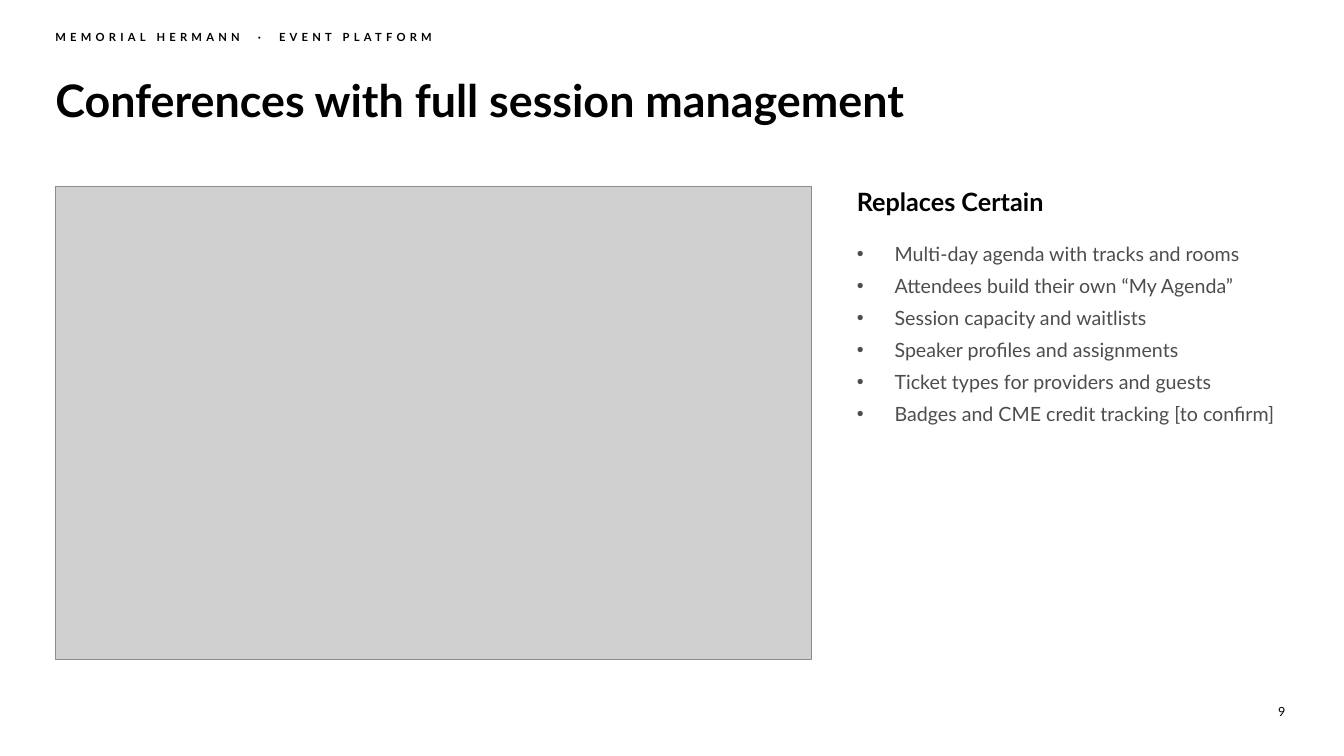
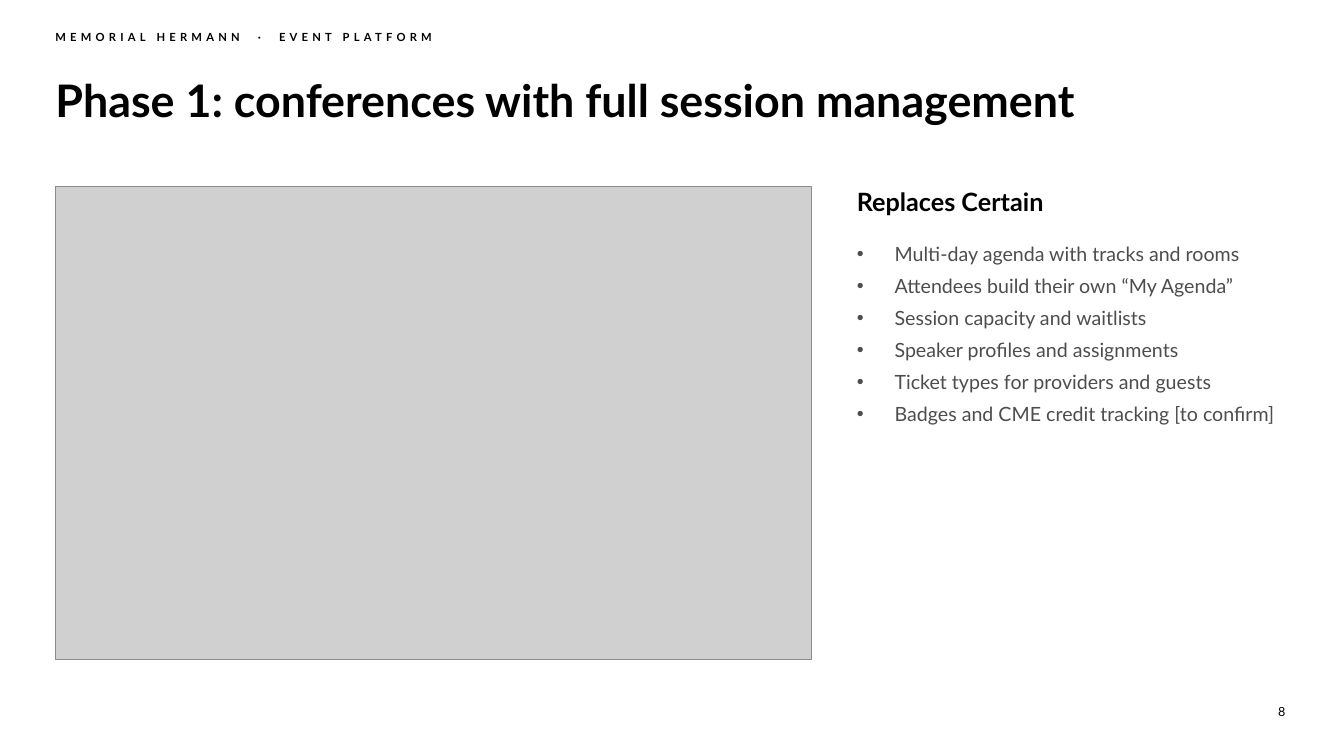
Before and after one commit to chintasurya/preSales_Memorial-hermann, a slide deck: slide 8 of deck/Memorial-Hermann-Event-Platform.pptx (slide 9 before the commit). Drawn at 1344x756 pixels with LibreOffice and Linux fonts; fonts in the diff are those of the drawing; grey boxes stand for pictures; background and template pictures are left out. Boxes give left, top, right and bottom in pixels: in the first picture for what was removed or moved away, otherwise in the second. Text is boxed around its words. In the diff, an @@ line names an element or a change of style, - is before the commit and + after.

```diff
--- a/deck/Memorial-Hermann-Event-Platform.pptx
+++ b/deck/Memorial-Hermann-Event-Platform.pptx
@@ title at (55, 83, 1075, 125): text changed @@
-Conferences with full session management
+Phase 1: conferences with full session management
@@ page number at (1278, 707, 1285, 716): text changed @@
-9
+8
```
Also in this commit, not shown: 15 other slides changed, 4 slides added, 2 slides removed, 8 other files.
